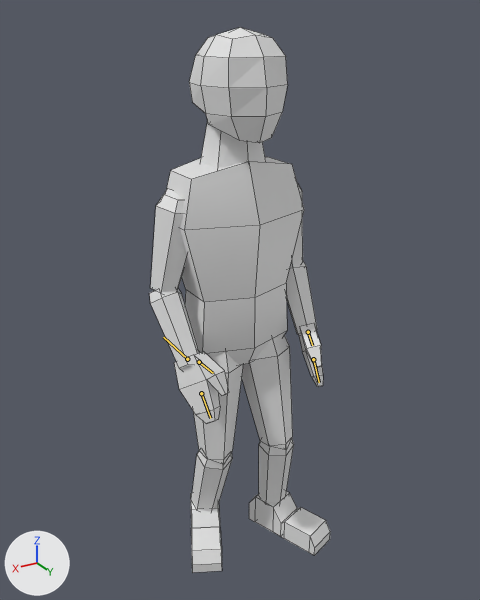
What one commit did to the Blender file Assets/Models/Character.blend.
One viewpoint serves both versions: a 50 mm lens placed at (5.8, 9.89, 10.1), pointed at (0.07, 0.34, 5.32). Every picture has the same lights, and +X, +Y and +Z are marked at lower left. Both versions are drawn at frame 1 of the action 'Idle'; the numbers are the values there. The bones that change are drawn over the model as lines. Mesh edges are drawn as thin lines.

Objects in the first picture: 'Abdomen', 'HeadMesh', 'Left Calf', 'Left Foot', 'Left Forearm', 'Left Hand', 'Left Thigh', 'NeckMesh', 'Right Bicep', 'Right Foot', 'Right Forearm', 'Right Hand', 'Right Thigh', 'Torso'.
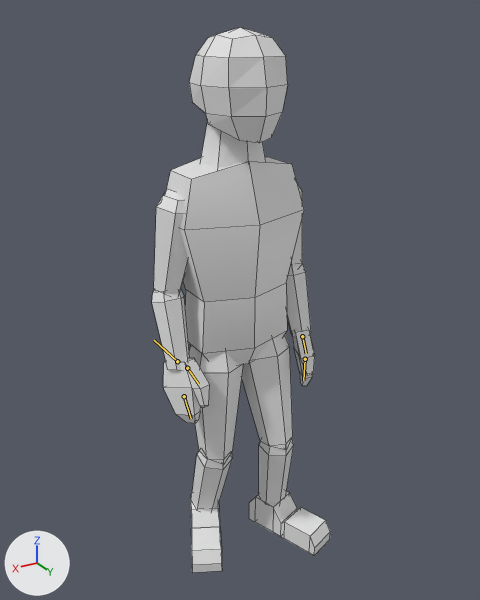
Boxes (x1, y1, x2, y2) around the edits, measured in the pictures (480 x 600 px):
'Right Hand', posed (14% narrower, 10% shorter)
    before: (174, 351, 229, 423)
    after: (163, 358, 210, 423)
'Right Bicep', posed (8% narrower)
    before: (150, 189, 187, 292)
    after: (154, 189, 188, 294)
'Right Forearm', posed (24% narrower)
    before: (149, 289, 199, 369)
    after: (152, 290, 190, 371)
'Left Forearm', posed
    before: (286, 261, 317, 335)
    after: (286, 264, 311, 337)
'Left Hand', posed
    before: (299, 323, 323, 387)
    after: (293, 328, 315, 386)
bone 'Fingers L', root to tip
    before: (313, 359) to (319, 382)
    after: (305, 359) to (303, 380)
bone 'Thumb L', root to tip
    before: (308, 332) to (312, 345)
    after: (302, 336) to (306, 353)
bone 'Fingers R', root to tip
    before: (201, 393) to (210, 418)
    after: (184, 396) to (191, 418)
bone 'Thumb R', root to tip
    before: (199, 362) to (213, 373)
    after: (187, 368) to (198, 384)
bone 'Arm IK R', root to tip
    before: (187, 359) to (163, 337)
    after: (177, 361) to (154, 340)

What the commit changed:
Bone 'Fingers L' (bone_fingers_l) turns from (0, 0, 0) to (-12, 0, 0) degrees about its own x, y and z.
Bone 'Thumb L' (bone_thumb_l) turns from (0, 0, 0) to (0, 0, 6) degrees about its own x, y and z.
Bone 'Fingers R' (bone_fingers_r) turns from (0, 0, 0) to (-12, 0, 0) degrees about its own x, y and z.
Bone 'Thumb R' (bone_thumb_r) turns from (0, 0, 0) to (0, 0, -6) degrees about its own x, y and z.
Bone 'Arm IK L' (bone_arm_ik_l) moves from (-2.66, -0.6, -2.73) to (-2.59, -0.33, -2.89).
Bone 'Arm IK R' (bone_arm_ik_r) moves from (2.66, -0.6, -2.73) to (2.59, -0.33, -2.89).
